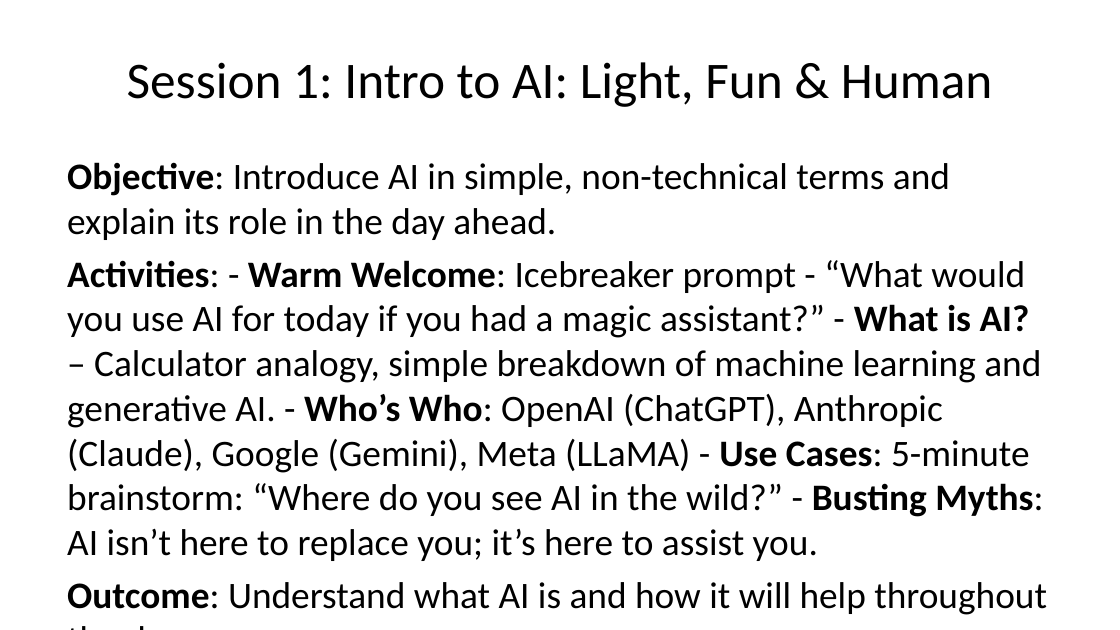
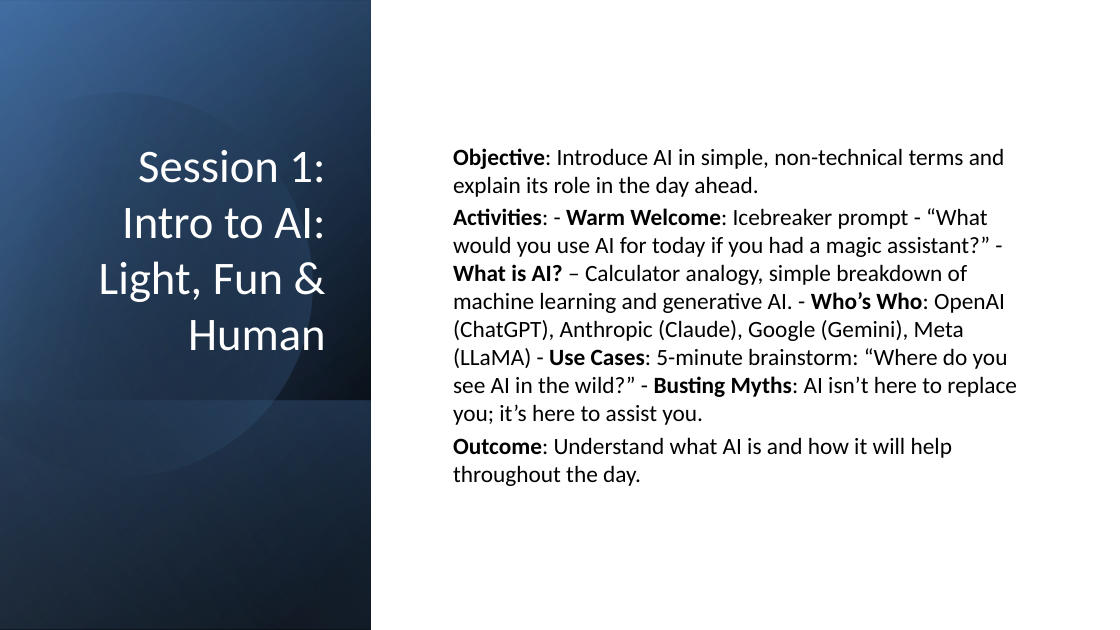
Before and after one commit to manateeit/ai-course-business-entry-101, a slide deck: slide 3 of Workshop_Guide_Slides.pptx. Drawn at 1120x630 pixels with LibreOffice and Linux fonts; fonts in the diff are those of the drawing. Boxes give left, top, right and bottom in pixels: in the first picture for what was removed or moved away, otherwise in the second. Text is boxed around its words. In the diff, an @@ line names an element or a change of style, - is before the commit and + after.

```diff
--- a/Workshop_Guide_Slides.pptx
+++ b/Workshop_Guide_Slides.pptx
@@ rectangle added at box(0, 0, 1120, 629), fill #FFFFFF @@
@@ rectangle added at box(0, 1, 370, 630), fill gradient #000000 to #376092 @@
@@ rectangle added at box(0, 1, 370, 630), fill gradient #000000 to #4F81BD @@
@@ rectangle added at box(0, 0, 371, 629), fill gradient #000000 to #95B3D7 @@
@@ freeform shape added at box(0, 47, 359, 516), fill gradient #000000 to #4F81BD @@
@@ title "Session 1: Intro to AI: ...": place and size @@
-title "Session 1: Intro to AI: ..." at box(127, 62, 992, 107)
+title "Session 1: Intro to AI: ..." at box(99, 150, 326, 351)
@@ title "Session 1: Intro to AI: ..." at box(99, 150, 326, 351): size 33 to 30 pt, text colour #000000 to #FFFFFF; alignment centre to right; vertical alignment middle to bottom @@
@@ text "Objective: Introduce AI in simple, ...": place and size @@
-text "Objective: Introduce AI in simple, ..." at box(67, 162, 1047, 615)
+text "Objective: Introduce AI in simple, ..." at box(453, 148, 1017, 486)
@@ text "Objective: Introduce AI in simple, ..." at box(453, 148, 1017, 486): size 24 to 15 pt; less space between paragraphs; vertical alignment top to middle @@
@@ rectangle added at box(0, 400, 371, 629), fill gradient #4F81BD to #000000 @@
```
Also in this commit, not shown: 9 other slides changed.
